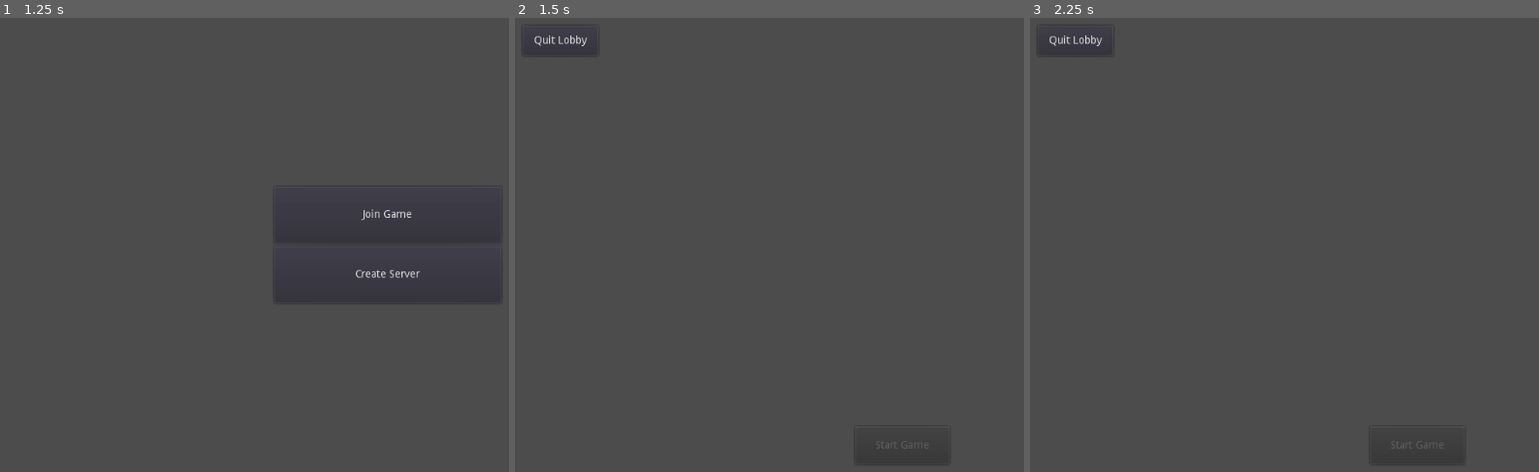
Above: before the commit, frames 1-3 (left to right).
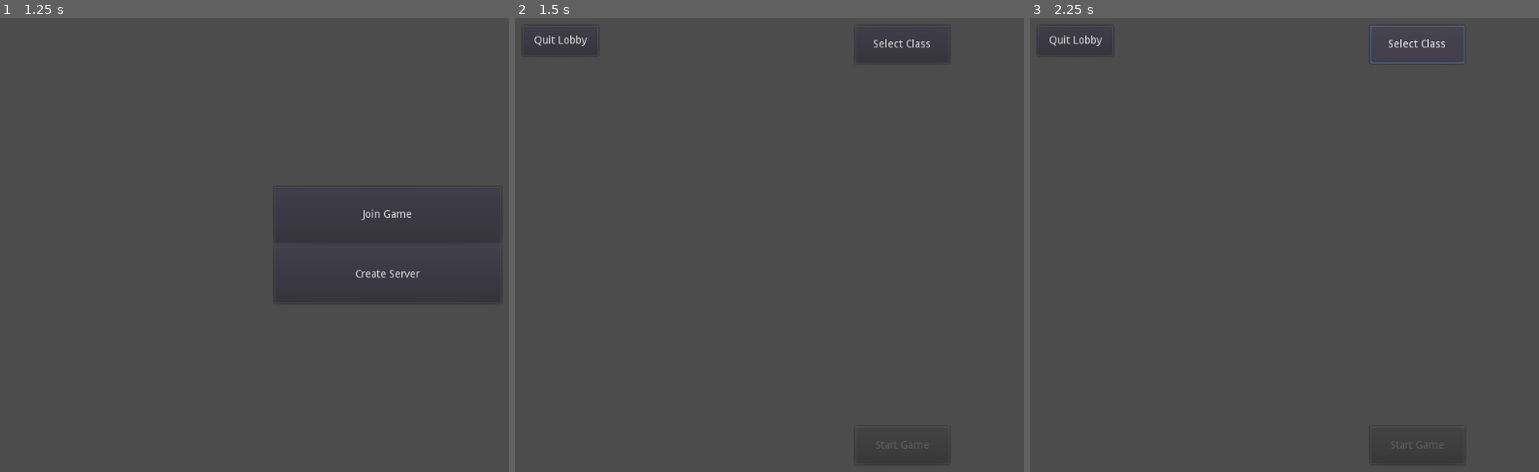
Above: after the commit, the same moments.

Repository: michalbie/Spinningeddon
Game: Godot game, scene res://Scenes/Main.tscn
Two runs of this game, one before a commit and one after it. Both use one fixed random seed, a clock stepped at 60 frames per second and the inputs below.
Inputs (mouse positions are in pixels of both pictures, inside the frame that each line leads up to):
- Up to frame 1 (1.25 s): tap Enter at 0.5 s; move the mouse to (outside the picture) at 0.52 s; click (outside the picture) at 0.6 s
- Up to frame 2 (1.5 s): click "Create Server" at 1.25 s
- Up to frame 3 (2.25 s): click (1416, 45) at 2 s, where only the run after the commit has a clickable "Select Class"

Frame 1 is identical in both runs. In frame 2, 0.1% of the frame differs, in the area x 68-85%, y 4-10%; in frame 3, 0.2%, in the area x 66-86%, y 1-11%.

Commit message:
Added basics for a class system
All players spawn as soldiers (for testing)
Added "Select Class" button in lobby, which currently does nothing
Created singleton Globals, which holds class variables
Created Sniper and Soldier classes (with their own textures)

Diff:
--- a/Entities/Character/Character.gd
+++ b/Entities/Character/Character.gd
@@ -4,23 +4,30 @@
 
 signal input_ready(input)
 
-export (int) var move_speed
-export (float) var rotate_cooldown
-export (int) var rotate_speed
-export (int) var bullet_speed
-export (int) var bullet_damage
-export (int) var bullet_range
-export (int) var hp
+var Globals = preload("res://Scripts/Globals.gd")
+export(preload("res://Scripts/Globals.gd").level) var move_speed
+export(preload("res://Scripts/Globals.gd").level) var rotate_cooldown
+export(preload("res://Scripts/Globals.gd").level) var rotate_speed
+export(preload("res://Scripts/Globals.gd").level) var bullet_speed
+export(preload("res://Scripts/Globals.gd").level) var bullet_damage
+export(preload("res://Scripts/Globals.gd").level) var bullet_range
+export(preload("res://Scripts/Globals.gd").level) var hp
 
 var inside_circle = false
 var switch_rotation = false
 var rotate_direction = 1 #-1 - left, 1 - right
 var shoot = false
-
 var being_removed = false
 
 func _ready():
 	connect("input_ready", Server, "_on_input_ready")
+	move_speed = Globals.move_speed[move_speed]
+	rotate_cooldown = Globals.rotate_cooldown[rotate_cooldown]
+	rotate_speed = Globals.rotate_speed[rotate_speed]
+	bullet_speed = Globals.bullet_speed[bullet_speed]
+	bullet_damage = Globals.bullet_damage[bullet_damage]
+	bullet_range = Globals.bullet_range[bullet_range]
+	hp = Globals.hp[hp]
 
 func _physics_process(delta):
 	if !get_tree().is_network_server() and str(get_tree().get_network_unique_id()) == self.get_name():
--- a/Entities/Character/Character.tscn
+++ b/Entities/Character/Character.tscn
@@ -4,19 +4,10 @@
 
 [node name="Character" type="KinematicBody2D"]
 script = ExtResource( 1 )
-move_speed = 300
-rotate_cooldown = 3.0
-rotate_speed = 2
-bullet_speed = 600
-bullet_range = 800
-hp = 100
 
 [node name="Body" type="Sprite" parent="."]
 
-[node name="Rifle" type="Sprite" parent="Body"]
-show_behind_parent = true
-
-[node name="Bullet_spawn" type="Node2D" parent="Body/Rifle"]
+[node name="Bullet_spawn" type="Node2D" parent="Body"]
 
 [node name="StandingCircle" type="Area2D" parent="Body"]
 
--- /dev/null
+++ b/Entities/Character/Player/Classes/Sniper.tscn
@@ -0,0 +1,14 @@
+[gd_scene load_steps=3 format=2]
+
+[ext_resource path="res://Entities/Character/Player/Player.tscn" type="PackedScene" id=1]
+[ext_resource path="res://Entities/Character/assets/sniper.png" type="Texture" id=2]
+
+[node name="Sniper" instance=ExtResource( 1 )]
+move_speed = 0
+
+[node name="Body" parent="." index="0"]
+scale = Vector2( 0.2, 0.2 )
+texture = ExtResource( 2 )
+
+[node name="Bullet_spawn" parent="Body" index="0"]
+position = Vector2( 1.72058, -495.623 )
--- /dev/null
+++ b/Entities/Character/Player/Classes/Soldier.tscn
@@ -0,0 +1,19 @@
+[gd_scene load_steps=3 format=2]
+
+[ext_resource path="res://Entities/Character/Player/Player.tscn" type="PackedScene" id=1]
+[ext_resource path="res://Entities/Character/assets/soldier.png" type="Texture" id=2]
+
+[node name="Soldier" instance=ExtResource( 1 )]
+rotate_cooldown = 2
+rotate_speed = 2
+bullet_speed = 2
+bullet_damage = 2
+bullet_range = 2
+hp = 2
+
+[node name="Body" parent="." index="0"]
+scale = Vector2( 0.2, 0.2 )
+texture = ExtResource( 2 )
+
+[node name="Bullet_spawn" parent="Body" index="0"]
+position = Vector2( 0.835571, -412.456 )
--- a/Entities/Character/Player/Player.tscn
+++ b/Entities/Character/Player/Player.tscn
@@ -1,8 +1,7 @@
-[gd_scene load_steps=6 format=2]
+[gd_scene load_steps=5 format=2]
 
 [ext_resource path="res://Entities/Character/assets/body.png" type="Texture" id=1]
 [ext_resource path="res://Entities/Character/Character.tscn" type="PackedScene" id=2]
-[ext_resource path="res://Entities/Character/assets/rifle.png" type="Texture" id=3]
 
 [sub_resource type="CircleShape2D" id=1]
 radius = 18.9905
@@ -12,22 +11,12 @@
 
 [node name="Player" instance=ExtResource( 2 )]
 position = Vector2( 183.667, 210.985 )
-move_speed = 250
-bullet_damage = 50
-hp = 100
 
-[node name="Body" parent="." index="1"]
+[node name="Body" parent="." index="0"]
 texture = ExtResource( 1 )
-
-[node name="Rifle" parent="Body" index="0"]
-scale = Vector2( 1, 1.5 )
-texture = ExtResource( 3 )
-
-[node name="Bullet_spawn" parent="Body/Rifle" index="0"]
-position = Vector2( 0, -66 )
 
 [node name="Shape2D" parent="Body/StandingCircle" index="0"]
 shape = SubResource( 1 )
 
-[node name="CollisionShape2D" parent="." index="2"]
+[node name="CollisionShape2D" parent="." index="1"]
 shape = SubResource( 2 )
--- a/Scenes/Lobby/Lobby.tscn
+++ b/Scenes/Lobby/Lobby.tscn
@@ -47,5 +47,14 @@
 size_flags_horizontal = 4
 size_flags_vertical = 8
 text = "Start Game"
+
+[node name="Button" type="Button" parent="MarginContainer"]
+margin_left = 439.0
+margin_right = 564.0
+margin_bottom = 50.0
+rect_min_size = Vector2( 125, 50 )
+size_flags_horizontal = 4
+size_flags_vertical = 0
+text = "Select Class"
 [connection signal="pressed" from="MarginContainer/QuitLobbyBtn" to="." method="_on_QuitLobbyBtn_pressed"]
 [connection signal="pressed" from="MarginContainer/StartGameBtn" to="." method="_on_StartGameBtn_pressed"]
--- a/Scenes/World/World.gd
+++ b/Scenes/World/World.gd
@@ -7,7 +7,7 @@
 	var player = get_node(str(player_id))
 	bullet.set_name("bullet" + str(GameManager.bullets_count))
 	add_child(bullet)
-	bullet.global_position = player.get_node("Body/Rifle/Bullet_spawn").global_position
+	bullet.global_position = player.get_node("Body/Bullet_spawn").global_position
 	bullet.init(player.bullet_speed, player.bullet_damage,
 				Vector2(0, -1).rotated(player.get_node("Body").rotation),
 				player.get_node("Body").rotation, player.bullet_range)
--- a/Scripts/GameManagement/GameManager.gd
+++ b/Scripts/GameManagement/GameManager.gd
@@ -1,7 +1,8 @@
 extends Node
 
 var GameSession = preload("res://Scenes/World/World.tscn")
-var Player = preload("res://Entities/Character/Player/Player.tscn")
+#var Player = preload("res://Entities/Character/Player/Player.tscn")
+var Player = preload("res://Entities/Character/Player/Classes/Soldier.tscn")
 var Lobby = preload("res://Scenes/Lobby/Lobby.tscn")
 var world
 
--- a/Scripts/GameManagement/LobbyManager.gd
+++ b/Scripts/GameManagement/LobbyManager.gd
@@ -1,6 +1,7 @@
 extends Node
 
-var Player = preload("res://Entities/Character/Player/Player.tscn")
+#var Player = preload("res://Entities/Character/Player/Player.tscn")
+var Player = preload("res://Entities/Character/Player/Classes/Soldier.tscn")
 
 var lobby
 var peer
--- /dev/null
+++ b/Scripts/Globals.gd
@@ -0,0 +1,11 @@
+extends Node
+
+enum level {MIN, HALF, MAX}
+
+const move_speed = [100, 150, 200] # was 300
+const rotate_cooldown = [1, 3, 5] # was 3
+const rotate_speed = [3, 5, 7] # was 2
+const bullet_speed = [300, 600, 900] # was 600
+const bullet_damage = [15, 30, 60] # was 50
+const bullet_range = [500, 1250, 2000] # was 800
+const hp = [100, 150, 200] # was 100
--- a/project.godot
+++ b/project.godot
@@ -24,6 +24,7 @@
 LobbyManager="*res://Scripts/GameManagement/LobbyManager.gd"
 GameManager="*res://Scripts/GameManagement/GameManager.gd"
 Server="*res://Scripts/GameManagement/Server.gd"
+Globals="*res://Scripts/Globals.gd"
 
 [input]
 
Binary file added: Entities/Character/assets/sniper.png
Not shown, added: Entities/Character/assets/sniper.png.import
Binary file added: Entities/Character/assets/soldier.png
Not shown, added: Entities/Character/assets/soldier.png.import
Not shown, added: export_presets.cfg
Not shown, added: Spinningeddon.pck
Not shown, added: Spinningeddon.x86_64
